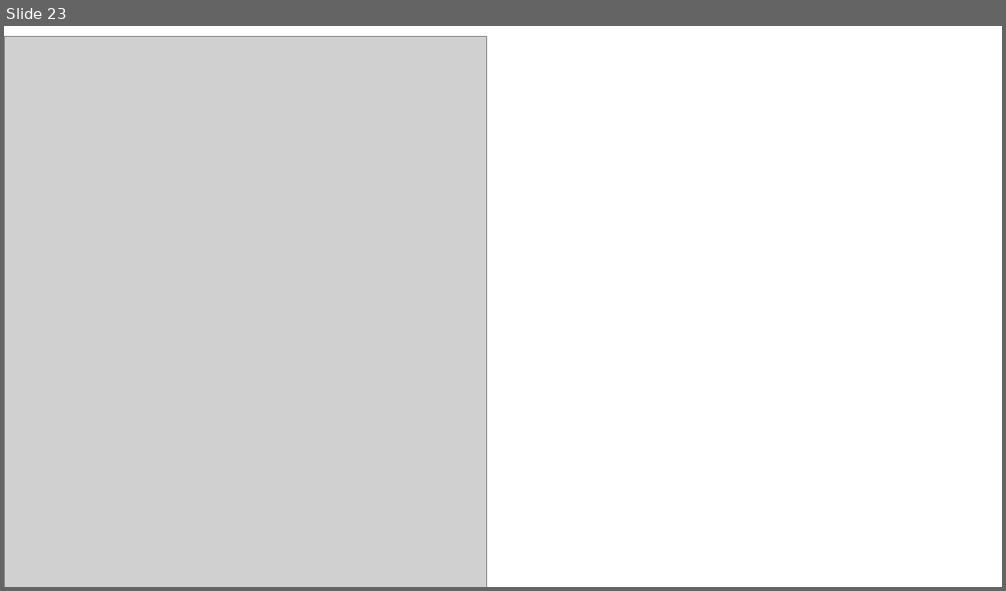
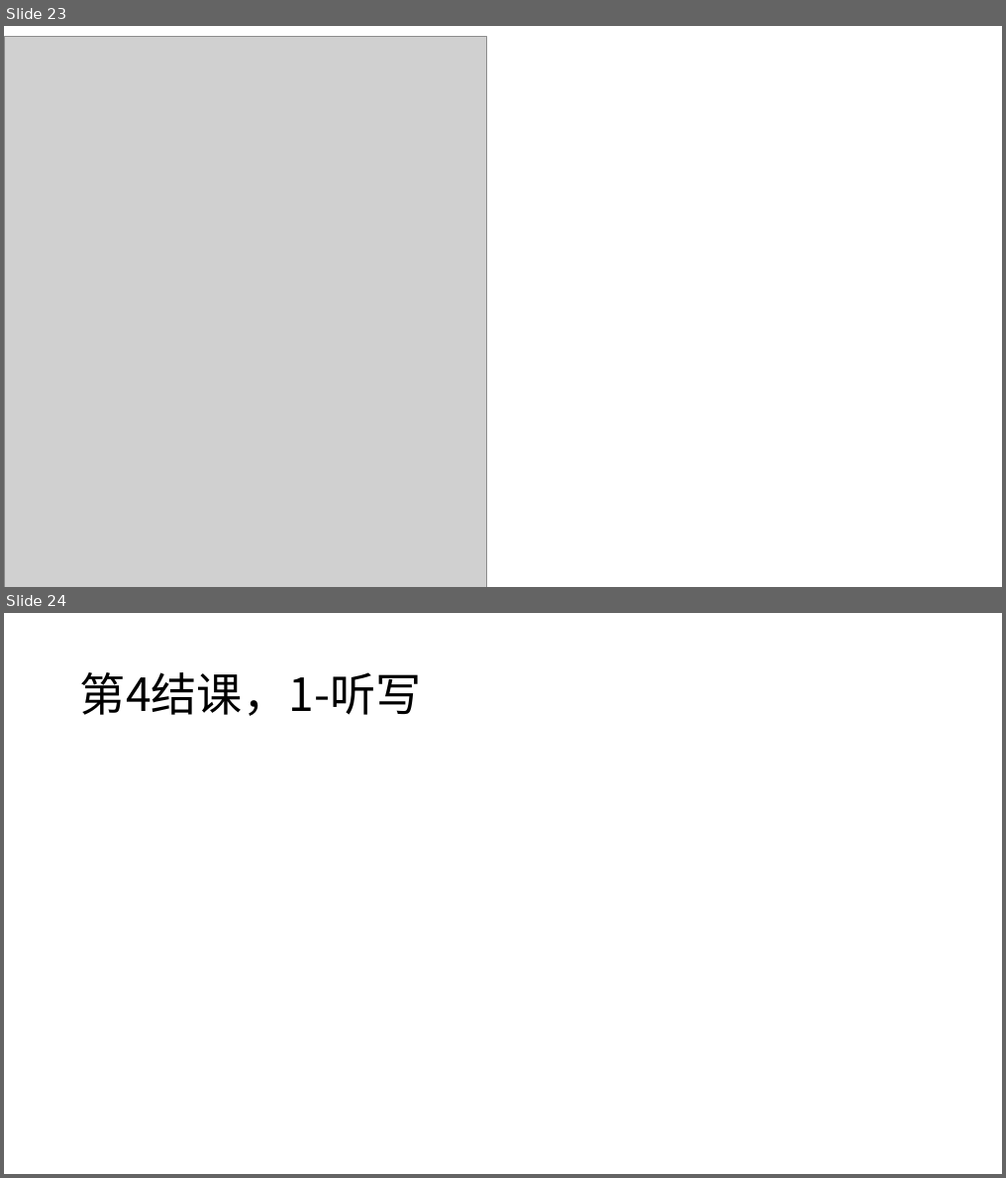
Before and after one commit to GY-feng/Notes, a slide deck: 备课-语文/PPT/小测.pptx. Shown one above the other, each under a label of ours: slide 23 before the commit, slides 23 and 24 after it. The pictures are 1006x591 and 1006x1178 pixels, drawn with LibreOffice and Linux fonts; fonts in the diff are those of the drawing; grey boxes stand for pictures. Boxes give left, top, right and bottom in pixels: in the first picture for what was removed or moved away, otherwise in the second. Text is boxed around its words. In the diff, an @@ line names an element or a change of style, - is before the commit and + after.

Commit message:
2.5

```diff
--- a/备课-语文/PPT/小测.pptx
+++ b/备课-语文/PPT/小测.pptx
@@ slide 24 added at [4,613,1002,1174], background #FFFFFF @@
@@ title added at [80,672,422,716], 44 pt, text #000000 @@
+第4结课，1-听写
```
Also in this commit, not shown: 5 other slides added.
